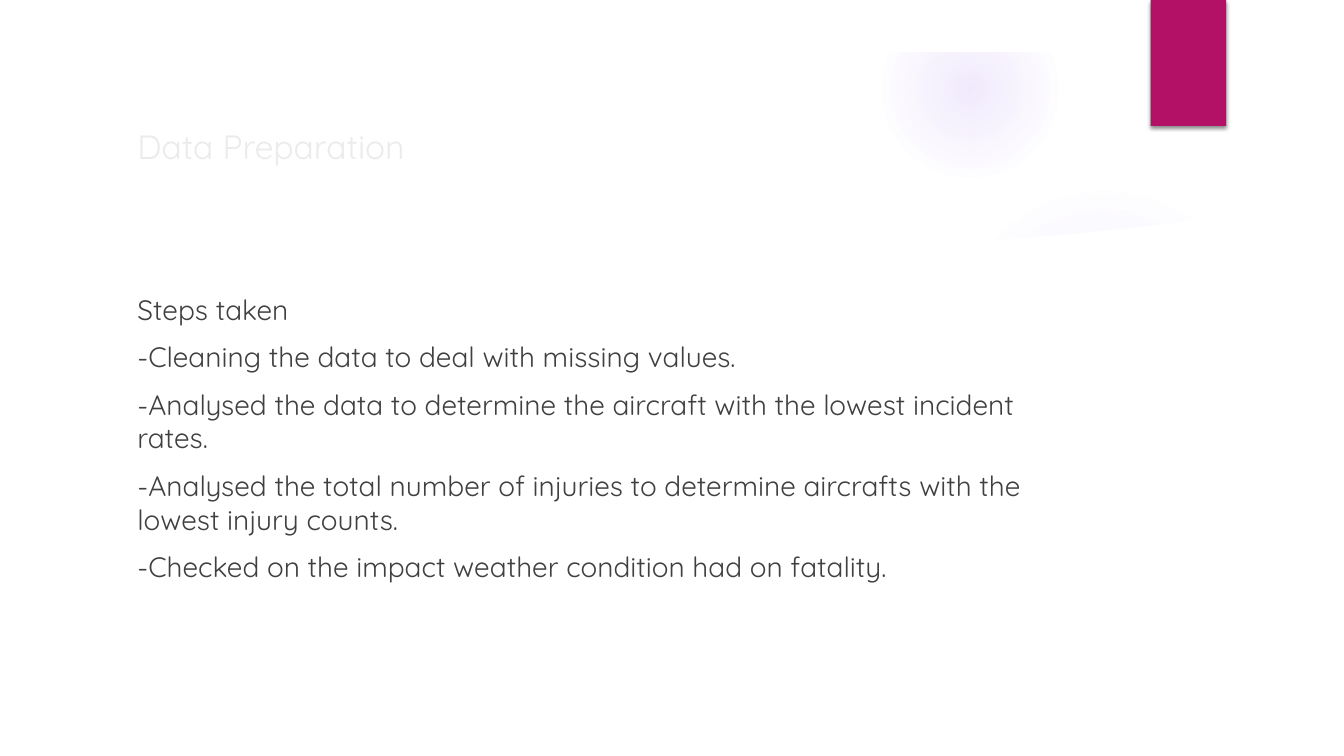
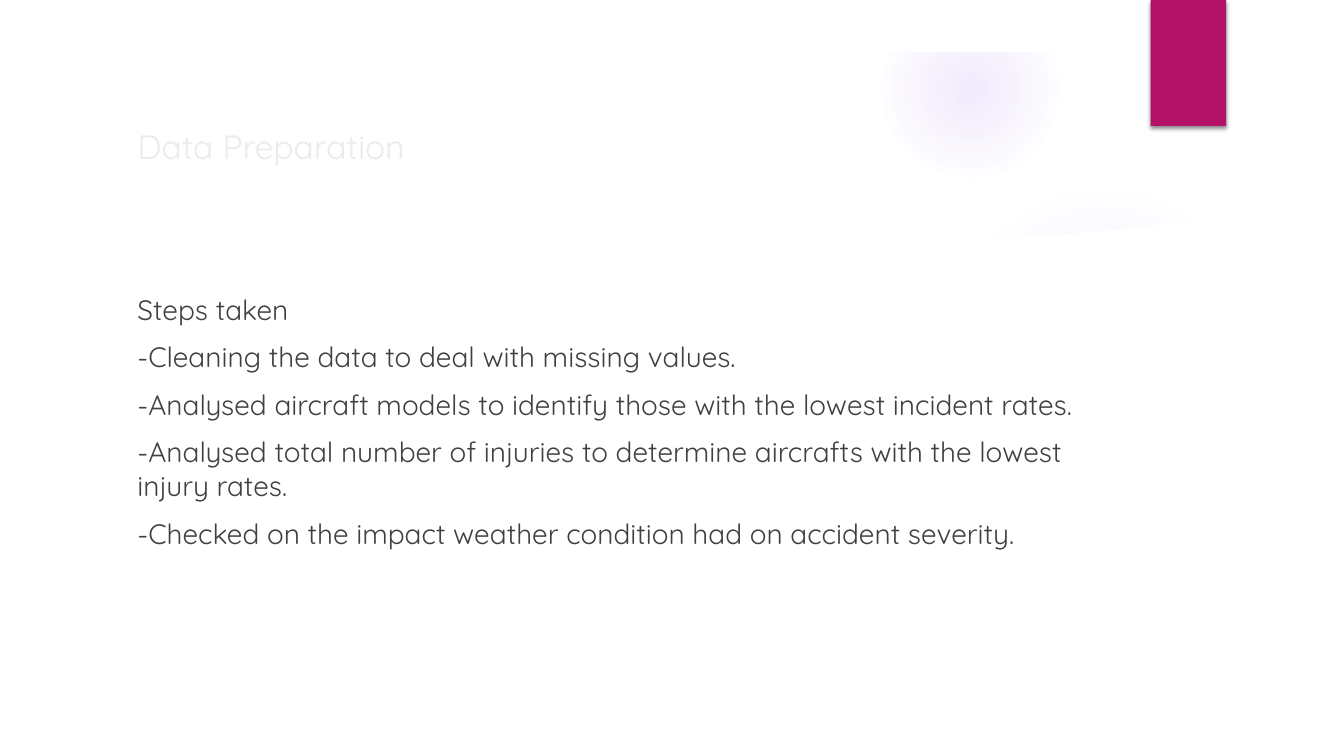
Before and after one commit to JenipherOduor/Project_plane, a slide deck: slide 5 of Aviation Accident Analysis and Recommendations.pptx. Drawn at 1344x756 pixels with LibreOffice and Linux fonts; fonts in the diff are those of the drawing; background and template pictures are left out. Boxes give left, top, right and bottom in pixels: in the first picture for what was removed or moved away, otherwise in the second. Text is boxed around its words. In the diff, an @@ line names an element or a change of style, - is before the commit and + after.

```diff
--- a/Aviation Accident Analysis and Recommendations.pptx
+++ b/Aviation Accident Analysis and Recommendations.pptx
@@ text at box(137, 394, 1072, 550): text changed @@
--Analysed the data to determine the aircraft with the lowest incident rates.
--Analysed the total number of injuries to determine aircrafts with the lowest injury counts.
--Checked on the impact weather condition had on fatality.
+-Analysed aircraft models to identify those with the lowest incident rates.
+-Analysed total number of injuries to determine aircrafts with the lowest injury rates.
+-Checked on the impact weather condition had on accident severity.
```
Also in this commit, not shown: 7 other slides changed.
